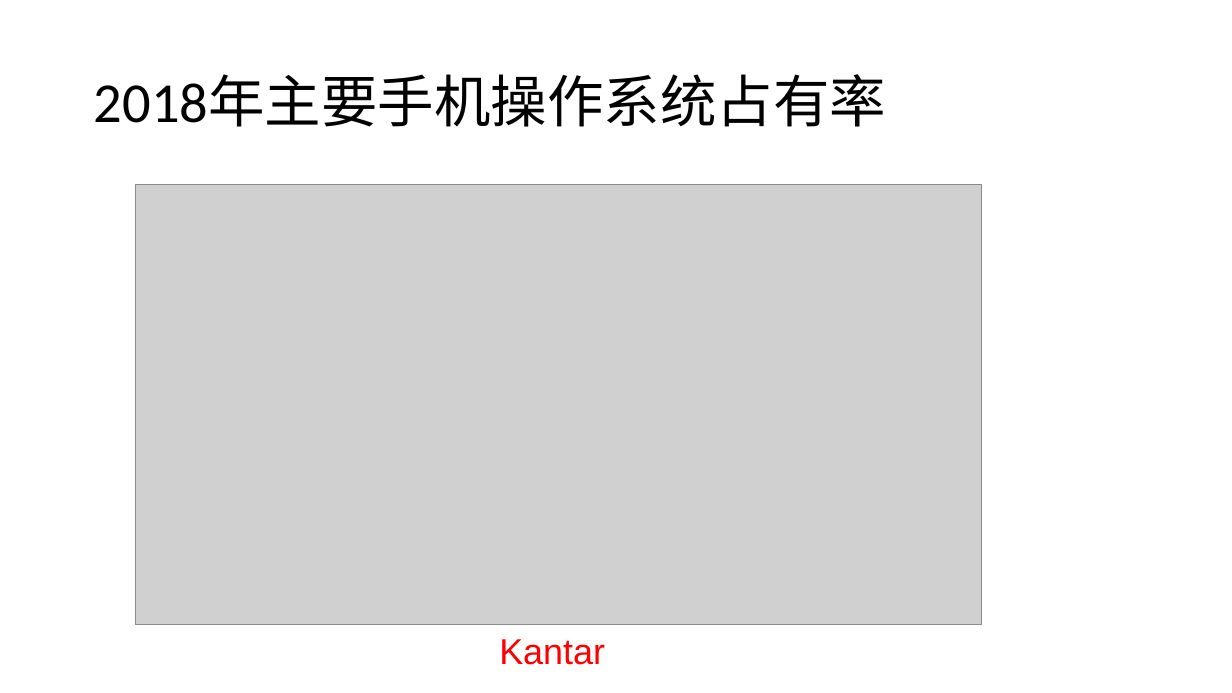
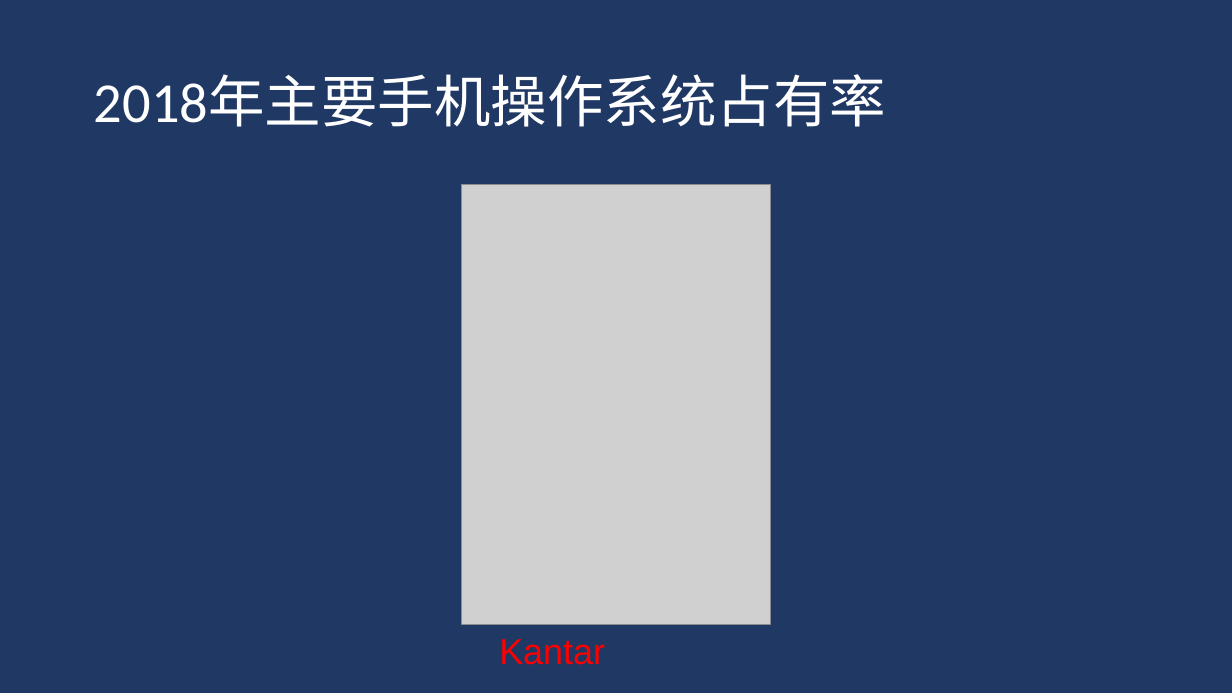
Before and after one commit to djuanbei/18Android1, a slide deck: slide 9 of ppt/第一章 Android应用和开发.pptx. Drawn at 1232x693 pixels with LibreOffice and Linux fonts; fonts in the diff are those of the drawing; grey boxes stand for pictures; background and template pictures are left out. Boxes give left, top, right and bottom in pixels: in the first picture for what was removed or moved away, otherwise in the second. Text is boxed around its words. In the diff, an @@ line names an element or a change of style, - is before the commit and + after.

```diff
--- a/ppt/第一章 Android应用和开发.pptx
+++ b/ppt/第一章 Android应用和开发.pptx
@@ background picture (left out) to #203864 @@
@@ title "2018年主要手机操作系统占有率" at box(94, 74, 886, 127): text colour #000000 to #FFFFFF @@
@@ picture: place and size @@
-picture at box(136, 185, 982, 625)
+picture at box(462, 185, 771, 625)
```
Also in this commit, not shown: 22 other slides changed.
